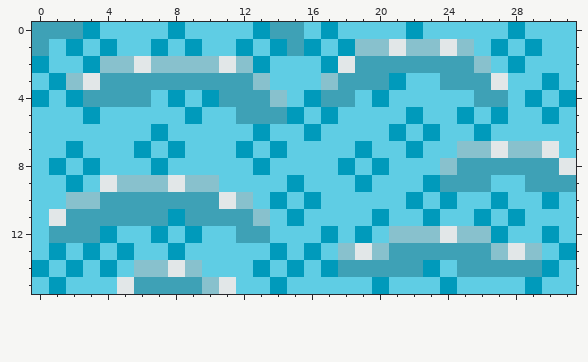
One commit to this pixel-art sprite: calamity-control/assets/map/waterTileSheet.png. This is how it looked before the edit.
The file is 32x16 pixels.
Now the later version:
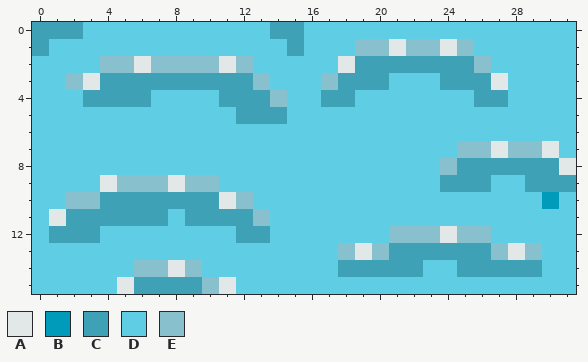
Palette (. is transparent): A #e2e7e8  B #009abb  C #3ea1b6  D #5fcde4  E #88c1cd
Difference:
@@ x 0..31 @@
- 0 CCCBDDDDBDDDDBCCDBDDDDBDDDDDBDDD
- 1 CDBDBDDBDBDDBDBCBDBEEAEEAEDBDBDD
- 2 BDDBEEAEEEEAEBDDDBACCCCCCCEDBDDD
- 3 DBEACCCCCCCCCEDDDECCCBDDCCCADDBD
- 4 BDBCCCCDBDBCCCEDBCCDBDDDDDCCDBDB
- 5 DDDBDDDDDBDDCCCBDBDDDDBDDBDBDDBD
- 6 DDDDDDDBDDDDDBDDBDDDDBDBDDBDDDDD
- 7 DDBDDDBDBDDDBDBDDDDBDDBDDEEAEEAD
- 8 DBDBDDDBDDDDDBDDDDBDBDDDECCCCCCA
- 9 DDBDAEEEAEEDDDDBDDDBDDDBCCCDDCCC
-10 DDEECCCCCCCAEDBDBDDDDDBDBDDBDDBD
-11 DACCCCCCBCCCCEDBDDDDBDDBDDBDBDDD
-12 DCCCBDDBDBDDCCDDDBDBDEEEAEEBDDBD
-13 DBDBDBDDBDDDDDBDBDEAECCCCCCEAEDB
-14 BDBDBDEEAEDDDBDBDBCCCCCBDCCCCCBD
-15 DBDDDACCCCEADDBDDDDDBDDDBDDDDBDD
+ 0 CCCDDDDDDDDDDDCCDDDDDDDDDDDDDDDD
+ 1 CDDDDDDDDDDDDDDCDDDEEAEEAEDDDDDD
+ 2 DDDDEEAEEEEAEDDDDDACCCCCCCEDDDDD
+ 3 DDEACCCCCCCCCEDDDECCCDDDCCCADDDD
+ 4 DDDCCCCDDDDCCCEDDCCDDDDDDDCCDDDD
+ 5 DDDDDDDDDDDDCCCDDDDDDDDDDDDDDDDD
+ 6 DDDDDDDDDDDDDDDDDDDDDDDDDDDDDDDD
+ 7 DDDDDDDDDDDDDDDDDDDDDDDDDEEAEEAD
+ 8 DDDDDDDDDDDDDDDDDDDDDDDDECCCCCCA
+ 9 DDDDAEEEAEEDDDDDDDDDDDDDCCCDDCCC
+10 DDEECCCCCCCAEDDDDDDDDDDDDDDDDDBD
+11 DACCCCCCDCCCCEDDDDDDDDDDDDDDDDDD
+12 DCCCDDDDDDDDCCDDDDDDDEEEAEEDDDDD
+13 DDDDDDDDDDDDDDDDDDEAECCCCCCEAEDD
+14 DDDDDDEEAEDDDDDDDDCCCCCDDCCCCCDD
+15 DDDDDACCCCEADDDDDDDDDDDDDDDDDDDD
Pixel boxes of the changes (left, top, right, bottom) in both pictures:
changed: (32, 22, 576, 294)
